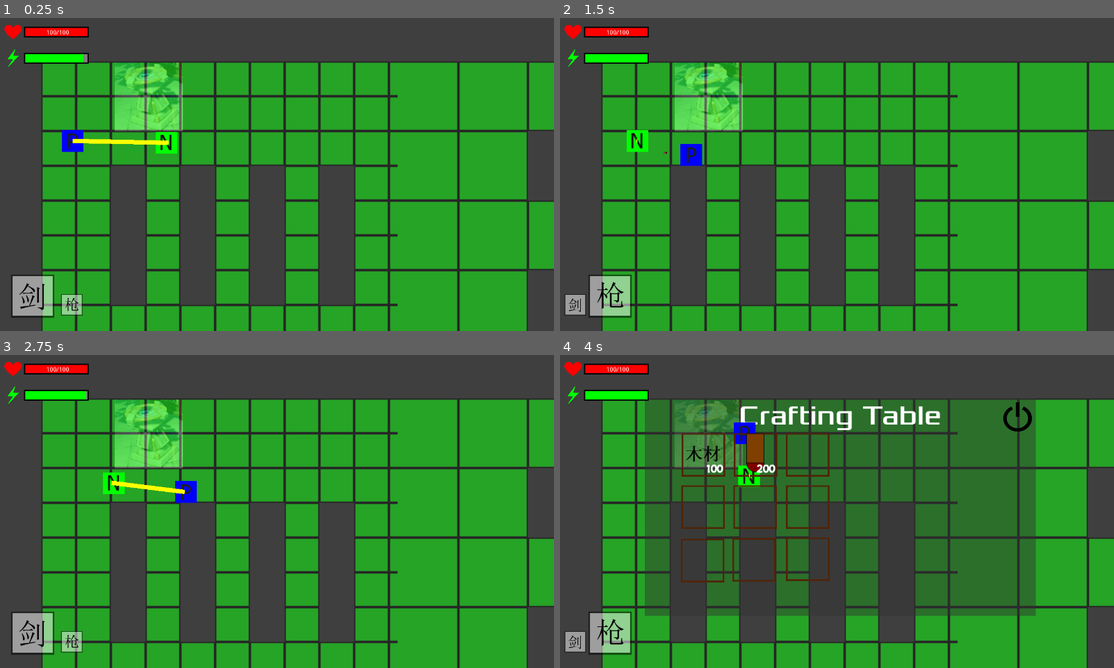
Above: before the commit, frames 1-4 (two rows, left to right).
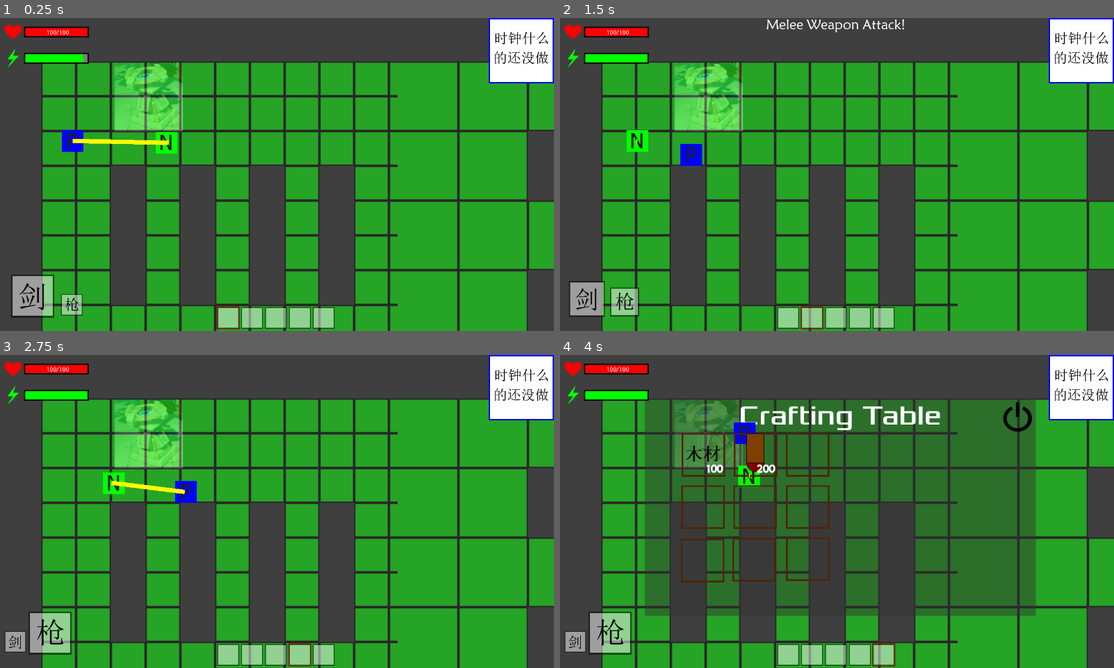
Above: after the commit, the same moments.

Repository: MakersGame/makers_game
Game: Godot game, scene res://test_scene.tscn
The game is run twice, just before and just after one commit, with the same random seed, the same clock (stepped at 60 frames per second) and the same inputs.
Inputs (mouse positions are in pixels of both pictures, inside the frame that each line leads up to):
- Up to frame 1 (0.25 s): no input
- Up to frame 2 (1.5 s): tap Enter at 0.5 s; move the mouse to (692, 143) at 0.52 s; hold Right (ui_right) 0.53-1.28 s; hold Mouse wheel down (ui_focus_next) 0.53-1.28 s; click (692, 143) at 0.67 s; tap Mouse wheel up (ui_focus_prev) at 0.8, 1.35 s; move the mouse to (687, 140) at 1.27 s; hold Down (ui_down) from 1.28 s (still down); click (687, 140) at 1.42 s
- Up to frame 3 (2.75 s): tap Mouse wheel down (ui_focus_next) at 1.55 s; move the mouse to (332, 442) at 2.02 s; release Down (ui_down) at 2.03 s; hold Right (ui_right) from 2.03 s (still down); hold Mouse wheel down (ui_focus_next) from 2.03 s (still down); click (332, 442) at 2.17 s; tap Mouse wheel up (ui_focus_prev) at 2.3 s
- Up to frame 4 (4 s): move the mouse to (809, 574) at 2.77 s; release Right (ui_right) at 2.78 s; release Mouse wheel down (ui_focus_next) at 2.78 s; hold Up (ui_up) 2.78-3.53 s; tap Mouse wheel up (ui_focus_prev) at 2.85 s; click (809, 574) at 2.92 s; tap Mouse wheel down (ui_focus_next) at 3.05 s; move the mouse to (1003, 558) at 3.52 s; hold Left (ui_left) from 3.53 s (still down); hold Mouse wheel up (ui_focus_prev) from 3.53 s (still down); tap F at 3.6 s; click (1003, 558) at 3.67 s

The runs differ from the first frame. In frame 1, 3.9% of the frame differs, in the area x 39-100%, y 0-100%; in frame 2, 5.3%, in the area x 0-100%, y 0-100%; in frame 3, 4.9%; in frame 4, 3.9%.

Commit message:
overworld UIs finish, but some details need further change

Diff:
--- a/creatures/player/player.gd
+++ b/creatures/player/player.gd
@@ -25,7 +25,7 @@
     RangedWeapon.set_bullet_num(200)
     MeleeWeapon.init("test_melee_weapon",self,CreatureStatus.Ability["melee_damage"],1)
     WeaponChoice="melee"
-    $ChangeWeaponTimer.wait_time=0.5
+    $ChangeWeaponTimer.wait_time=0.1
 
 func init():
     Energy=100
@@ -35,7 +35,7 @@
     RangedWeapon.set_bullet_num(200)
     MeleeWeapon.init("test_melee_weapon",self,CreatureStatus.Ability["melee_damage"],1,1)
     WeaponChoice="melee"
-    $ChangeWeaponTimer.wait_time=0.5
+    $ChangeWeaponTimer.wait_time=0.1
 
 func _physics_process(delta):
     Global.PlayerCamera.set_camera(global_position)
@@ -58,9 +58,11 @@
         if WeaponChoice=="ranged":
             RangedWeapon.Shooting=true
             RangedWeapon.shoot()
+            Global.send_message("Ranged Weapon Attack!")
         elif WeaponChoice=="melee":
             if !TiredOut and MeleeWeapon.Enable and MeleeWeapon.Attackable:
                 MeleeWeapon.attack()
+                Global.send_message("Melee Weapon Attack!")
                 energy_consume(MeleeWeapon.EnergyNeed)
     elif event is InputEventMouseButton and event.button_index == BUTTON_LEFT and !event.pressed:
         #放开鼠标左键，如果装备远程武器且需要换弹，则重新装弹
@@ -69,8 +71,8 @@
             if RangedWeapon.AllBulletNum>0 and RangedWeapon.BulletNum<=0:
                 RangedWeapon.Attackable=false
                 RangedWeapon.reload()
-    elif event.is_action_pressed("ui_focus_next"):
-        #鼠标滚轮下滚，切换近战/远程武器。如果远程武器没有弹药，则重新装弹
+    elif event.is_action_pressed("ui_focus_prev"):
+        #鼠标滚轮上滚，切换近战/远程武器。如果远程武器没有弹药，则重新装弹
         if $ChangeWeaponTimer.time_left:
             return
         if RangedWeapon.BulletNum<=0:
@@ -82,6 +84,9 @@
             WeaponChoice="ranged"
             Global.OverworldUIs.update_weapon_choice("ranged")
         $ChangeWeaponTimer.start()
+    elif event.is_action_pressed("ui_focus_next"):
+        Global.QuickUseItemChoice=(Global.QuickUseItemChoice+1)%5
+        Global.OverworldUIs.update_quick_item()
     elif event.is_action_pressed("ui_speed_up"):
         if !TiredOut:
             SpeedUp=true
--- a/global/Global.gd
+++ b/global/Global.gd
@@ -12,6 +12,8 @@
 #"Paused"：玩家暂停游戏
 var GoodInHome:Dictionary={}            #家中的物品
 var GoodInBackpack:Dictionary={}        #背包中的物品
+var QuickUseItem:Array=[null,null,null,null,null]   #快捷栏物品
+var QuickUseItemChoice:int=0                        #选中的快捷栏物品
 var InCraftTable = false
 
 
@@ -84,3 +86,6 @@
     CurrentScene.get_node("VirtualNodeForCrafting").queue_free()
     get_tree().paused=false
     InCraftTable = false
+
+func send_message(Message:String):
+    OverworldUIs.send_message(Message)
--- a/global/OverWorldUIs/OverWorldUIs.gd
+++ b/global/OverWorldUIs/OverWorldUIs.gd
@@ -31,6 +31,8 @@
         $WeaponChoice/MeleeWeapon/AnimatedSprite.animation=MeleeWeapon.Name
     else:
         $WeaponChoice/MeleeWeapon/AnimatedSprite.animation="default"
+
+    update_quick_item()
 
 func _process(delta):
     global_position=Global.PlayerCamera.global_position-Vector2(640,360)
@@ -84,3 +86,44 @@
         $WeaponChoice/WeaponChangeAnimation.play("MeleeToRanged")
     elif type=="melee":
         $WeaponChoice/WeaponChangeAnimation.play_backwards("MeleeToRanged")
+
+func update_quick_item():
+    $QuickUseItem/QucikItemChoice.global_position=$QuickUseItem/Inventories.get_node("Inventory"+String(Global.QuickUseItemChoice+1)).global_position
+
+func send_message(Message:String):
+    if $Message/Message1.text=="":
+        $Message/Message1.text=Message
+        $Message/Message1/Messager1Timer.start()
+    elif $Message/Message2.text=="":
+        $Message/Message2.text=Message
+        $Message/Message2/Messager2Timer.start()
+    else:
+        if  $Message/Message3.text!="":
+            _on_Messager1Timer_timeout()
+        $Message/Message3.text=Message
+        $Message/Message3/Messager3Timer.start()
+
+func _on_Messager1Timer_timeout():
+    $Message/Message1.text=$Message/Message2.text
+    $Message/Message1/Messager1Timer.stop()
+    if $Message/Message1.text=="":
+        $Message/Message1/Messager1Timer.wait_time=3
+    else:
+        $Message/Message1/Messager1Timer.wait_time=$Message/Message2/Messager2Timer.time_left
+        $Message/Message1/Messager1Timer.start()
+        _on_Messager2Timer_timeout()
+
+func _on_Messager2Timer_timeout():
+    $Message/Message2.text=$Message/Message3.text
+    $Message/Message2/Messager2Timer.stop()
+    if $Message/Message2.text=="":
+        $Message/Message2/Messager2Timer.wait_time=3
+    else:
+        $Message/Message2/Messager2Timer.wait_time=$Message/Message3/Messager3Timer.time_left
+        $Message/Message2/Messager2Timer.start()
+        _on_Messager3Timer_timeout()
+
+func _on_Messager3Timer_timeout():
+    $Message/Message3.text=""
+    $Message/Message3/Messager3Timer.wait_time=3
+    $Message/Message3/Messager3Timer.stop()
--- a/global/OverWorldUIs/OverWorldUIs.tscn
+++ b/global/OverWorldUIs/OverWorldUIs.tscn
@@ -13,6 +13,9 @@
 [ext_resource path="res://art/temp/OverworldUIs/CreatureInfo/Attack.png" type="Texture" id=11]
 [ext_resource path="res://art/temp/OverworldUIs/WeaponChoice/bg.png" type="Texture" id=12]
 [ext_resource path="res://global/ReferenceList/WeaponSprite.tres" type="SpriteFrames" id=13]
+[ext_resource path="res://global/ReferenceList/ItemSprite.tres" type="SpriteFrames" id=14]
+[ext_resource path="res://art/temp/PauseWindow/item_selected.png" type="Texture" id=15]
+[ext_resource path="res://art/temp/OverworldUIs/clock.png" type="Texture" id=16]
 
 [sub_resource type="DynamicFont" id=1]
 size = 22
@@ -74,12 +77,16 @@
 "values": [ Vector2( 1, 1 ), Vector2( 0.5, 0.5 ) ]
 }
 
+[sub_resource type="DynamicFont" id=4]
+size = 32
+font_data = ExtResource( 6 )
+
 [node name="OverWorldUIs" type="Node2D"]
+z_index = 900
 script = ExtResource( 5 )
 
 [node name="HealthBar" type="Node2D" parent="."]
 position = Vector2( 60, 20 )
-z_index = 899
 
 [node name="bg" type="TextureRect" parent="HealthBar"]
 margin_right = 150.0
@@ -136,7 +143,6 @@
 
 [node name="EnergyBar" type="Node2D" parent="."]
 position = Vector2( 60, 80 )
-z_index = 899
 
 [node name="TextureRect" type="TextureRect" parent="EnergyBar"]
 margin_right = 150.0
@@ -200,7 +206,6 @@
 
 [node name="CreatureInfo" type="Node2D" parent="."]
 position = Vector2( 1115, 617 )
-z_index = 899
 
 [node name="Background" type="Sprite" parent="CreatureInfo"]
 position = Vector2( -10, -10 )
@@ -254,7 +259,6 @@
 
 [node name="WeaponChoice" type="Node2D" parent="."]
 position = Vector2( 50, 640 )
-z_index = 899
 
 [node name="MeleeWeapon" type="Node2D" parent="WeaponChoice"]
 position = Vector2( 30, 0 )
@@ -281,4 +285,110 @@
 playback_speed = 5.0
 anims/MeleeToRanged = SubResource( 3 )
 
+[node name="QuickUseItem" type="Node2D" parent="."]
+position = Vector2( 640, 690 )
+
+[node name="Inventories" type="Node2D" parent="QuickUseItem"]
+scale = Vector2( 0.5, 0.5 )
+
+[node name="Inventory1" type="Node2D" parent="QuickUseItem/Inventories"]
+position = Vector2( -220, 0 )
+
+[node name="Background" type="Sprite" parent="QuickUseItem/Inventories/Inventory1"]
+texture = ExtResource( 12 )
+
+[node name="AnimatedSprite" type="AnimatedSprite" parent="QuickUseItem/Inventories/Inventory1"]
+frames = ExtResource( 14 )
+animation = "null"
+
+[node name="Inventory2" type="Node2D" parent="QuickUseItem/Inventories"]
+position = Vector2( -110, 0 )
+
+[node name="Background" type="Sprite" parent="QuickUseItem/Inventories/Inventory2"]
+texture = ExtResource( 12 )
+
+[node name="AnimatedSprite" type="AnimatedSprite" parent="QuickUseItem/Inventories/Inventory2"]
+frames = ExtResource( 14 )
+animation = "null"
+
+[node name="Inventory3" type="Node2D" parent="QuickUseItem/Inventories"]
+
+[node name="Background" type="Sprite" parent="QuickUseItem/Inventories/Inventory3"]
+texture = ExtResource( 12 )
+
+[node name="AnimatedSprite" type="AnimatedSprite" parent="QuickUseItem/Inventories/Inventory3"]
+frames = ExtResource( 14 )
+animation = "null"
+
+[node name="Inventory4" type="Node2D" parent="QuickUseItem/Inventories"]
+position = Vector2( 110, 0 )
+
+[node name="Background" type="Sprite" parent="QuickUseItem/Inventories/Inventory4"]
+texture = ExtResource( 12 )
+
+[node name="AnimatedSprite" type="AnimatedSprite" parent="QuickUseItem/Inventories/Inventory4"]
+frames = ExtResource( 14 )
+animation = "null"
+
+[node name="Inventory5" type="Node2D" parent="QuickUseItem/Inventories"]
+position = Vector2( 220, 0 )
+
+[node name="Background" type="Sprite" parent="QuickUseItem/Inventories/Inventory5"]
+texture = ExtResource( 12 )
+
+[node name="AnimatedSprite" type="AnimatedSprite" parent="QuickUseItem/Inventories/Inventory5"]
+frames = ExtResource( 14 )
+animation = "null"
+
+[node name="QucikItemChoice" type="Sprite" parent="QuickUseItem"]
+scale = Vector2( 0.68, 0.65 )
+texture = ExtResource( 15 )
+
+[node name="Message" type="Node2D" parent="."]
+position = Vector2( 640, 0 )
+
+[node name="Message1" type="Label" parent="Message"]
+margin_bottom = 34.0
+grow_horizontal = 2
+custom_fonts/font = SubResource( 4 )
+align = 1
+__meta__ = {
+"_edit_use_anchors_": false
+}
+
+[node name="Messager1Timer" type="Timer" parent="Message/Message1"]
+
+[node name="Message2" type="Label" parent="Message"]
+margin_top = 35.0
+margin_bottom = 69.0
+grow_horizontal = 2
+custom_fonts/font = SubResource( 4 )
+align = 1
+__meta__ = {
+"_edit_use_anchors_": false
+}
+
+[node name="Messager2Timer" type="Timer" parent="Message/Message2"]
+
+[node name="Message3" type="Label" parent="Message"]
+margin_top = 70.0
+margin_bottom = 104.0
+grow_horizontal = 2
+custom_fonts/font = SubResource( 4 )
+align = 1
+__meta__ = {
+"_edit_use_anchors_": false
+}
+
+[node name="Messager3Timer" type="Timer" parent="Message/Message3"]
+
+[node name="Clock" type="Node2D" parent="."]
+position = Vector2( 1205, 75 )
+
+[node name="Sprite" type="Sprite" parent="Clock"]
+texture = ExtResource( 16 )
+
 [connection signal="timeout" from="CreatureInfo/MaintainTimer" to="." method="_on_MaintainTimer_timeout"]
+[connection signal="timeout" from="Message/Message1/Messager1Timer" to="." method="_on_Messager1Timer_timeout"]
+[connection signal="timeout" from="Message/Message2/Messager2Timer" to="." method="_on_Messager2Timer_timeout"]
+[connection signal="timeout" from="Message/Message3/Messager3Timer" to="." method="_on_Messager3Timer_timeout"]
Binary file added: art/temp/OverworldUIs/clock.png
Not shown, added: art/temp/OverworldUIs/clock.png.import
Not shown: 1 places in global/OverWorldUIs/OverWorldUIs.tscn that only renumber resources
